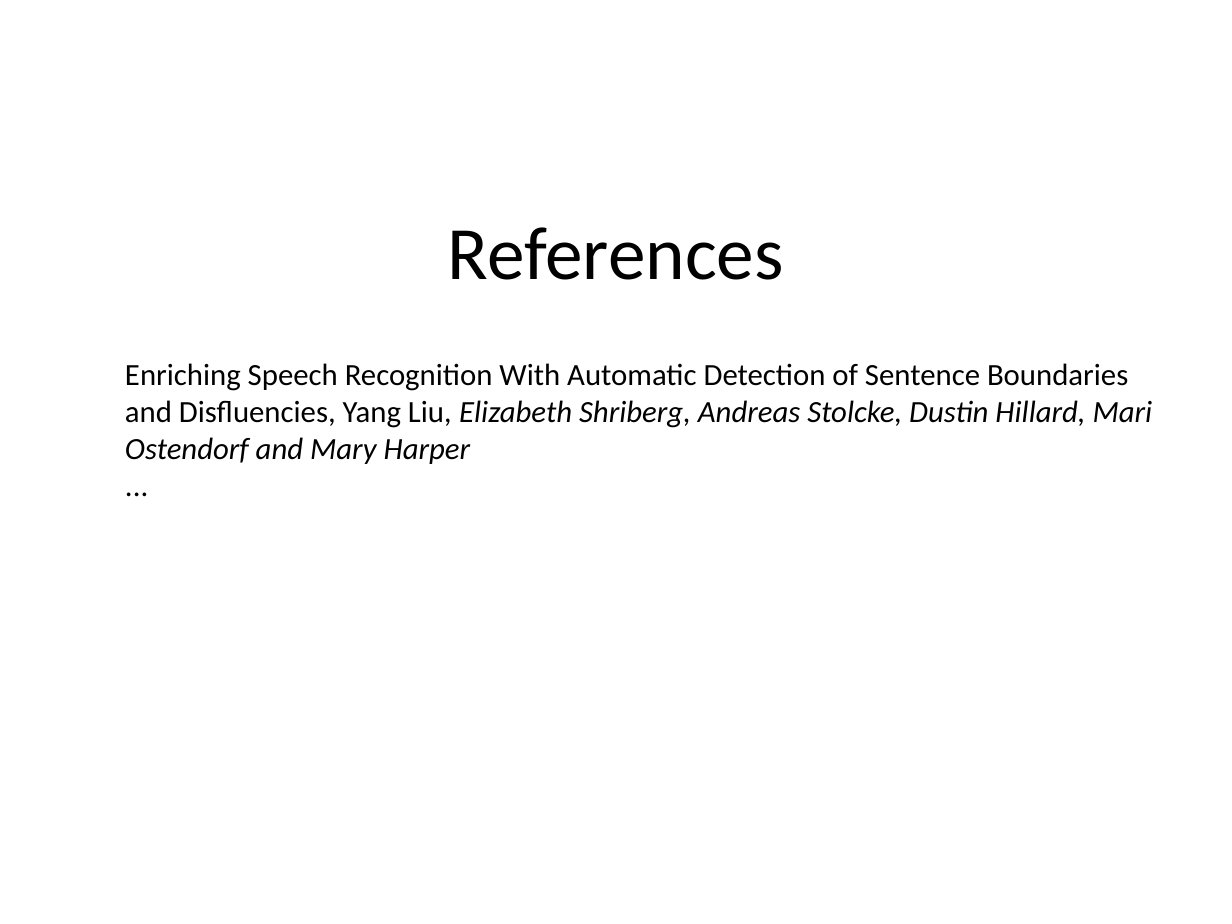
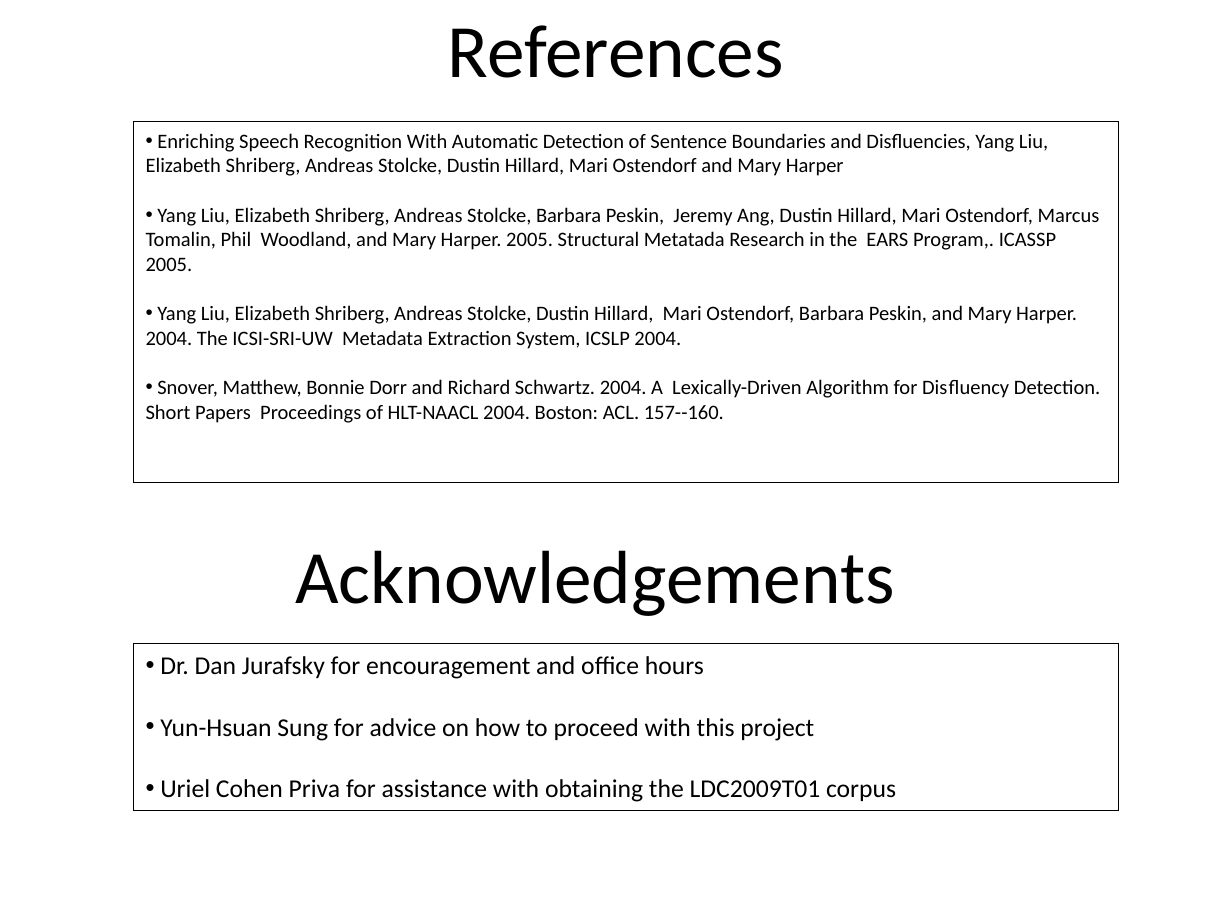
Before and after one commit to elingg/um-err-hmm, a slide deck: slide 9 of Poster.pptx (slide 10 before the commit). Drawn at 1232x924 pixels with LibreOffice and Linux fonts; fonts in the diff are those of the drawing. Boxes give left, top, right and bottom in pixels: in the first picture for what was removed or moved away, otherwise in the second. Text is boxed around its words. In the diff, an @@ line names an element or a change of style, - is before the commit and + after.

```diff
--- a/Poster.pptx
+++ b/Poster.pptx
@@ title "References": place and size @@
-title "References" at <box>448,227,784,280</box>
+title "References" at <box>448,25,784,78</box>
@@ rectangle "Enriching Speech Recognition With Automatic ...": place and size @@
-rectangle "Enriching Speech Recognition With Automatic ..." at <box>125,363,1153,464</box>
+rectangle "Enriching Speech Recognition With Automatic ..." at <box>133,122,1119,483</box>
@@ rectangle "Enriching Speech Recognition With Automatic ..." at <box>133,122,1119,483</box>: outline none to #000000 0.75 pt @@
@@ text in rectangle at <box>146,133,1048,176</box>: size 18 to 12 pt in "Enriching Speech Recognition With Automatic Detection of ..."; italic off in "Liu, Elizabeth Shriberg, Andreas Stolcke, Dustin Hillard, ..."; bullet none to • @@
@@ text in rectangle at <box>146,207,1100,423</box>: text changed; size 18 to 12 pt @@
-...
+• Yang Liu, Elizabeth Shriberg, Andreas Stolcke, Barbara Peskin, Jeremy Ang, Dustin Hillard, Mari Ostendorf, Marcus Tomalin, Phil Woodland, and Mary Harper. 2005. Structural Metatada Research in the EARS Program,. ICASSP 2005.
+• Yang Liu, Elizabeth Shriberg, Andreas Stolcke, Dustin Hillard, Mari Ostendorf, Barbara Peskin, and Mary Harper. 2004. The ICSI-SRI-UW Metadata Extraction System, ICSLP 2004.
+• Snover, Matthew, Bonnie Dorr and Richard Schwartz. 2004. A Lexically-Driven Algorithm for Disfluency Detection. Short Papers Proceedings of HLT-NAACL 2004. Boston: ACL. 157--160.
@@ text added at <box>295,550,895,616</box>, 44 pt, text #000000 @@
+Acknowledgements
@@ rectangle added at <box>133,643,1119,811</box>, outline #000000 0.75 pt, 15 pt, text #000000 @@
+• Dr. Dan Jurafsky for encouragement and office hours
+• Yun-Hsuan Sung for advice on how to proceed with this project
+• Uriel Cohen Priva for assistance with obtaining the LDC2009T01 corpus
```
Also in this commit, not shown: 4 other slides changed, 4 slides added, 5 slides removed.
